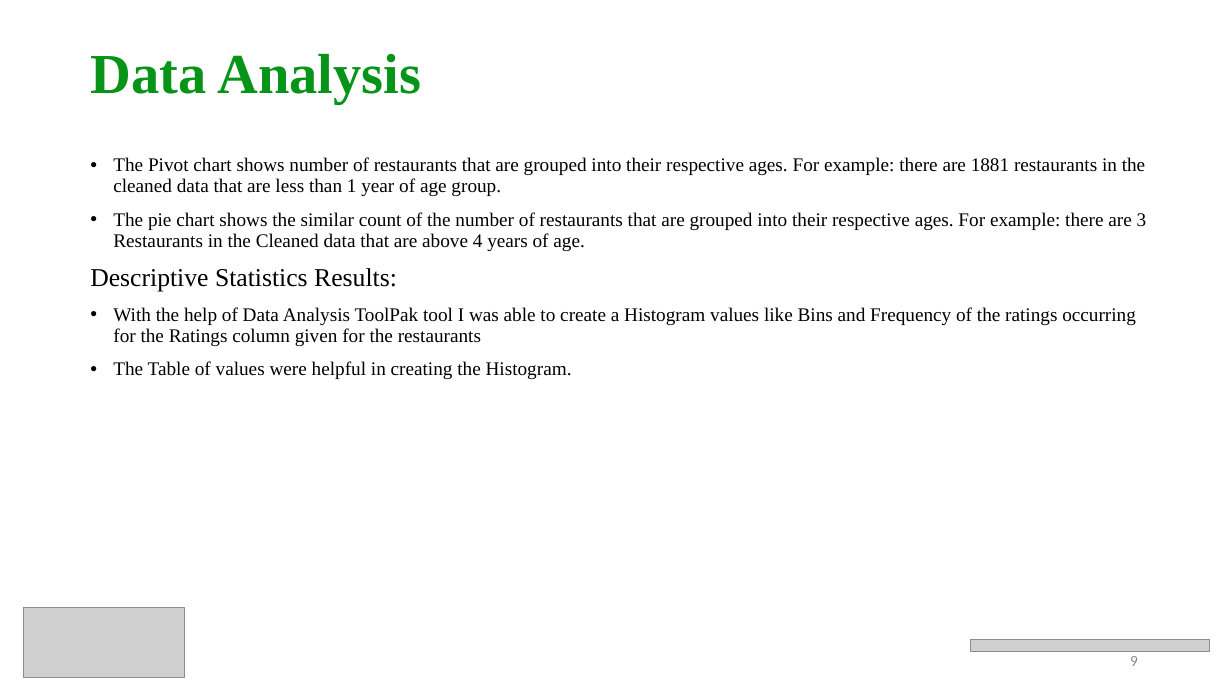
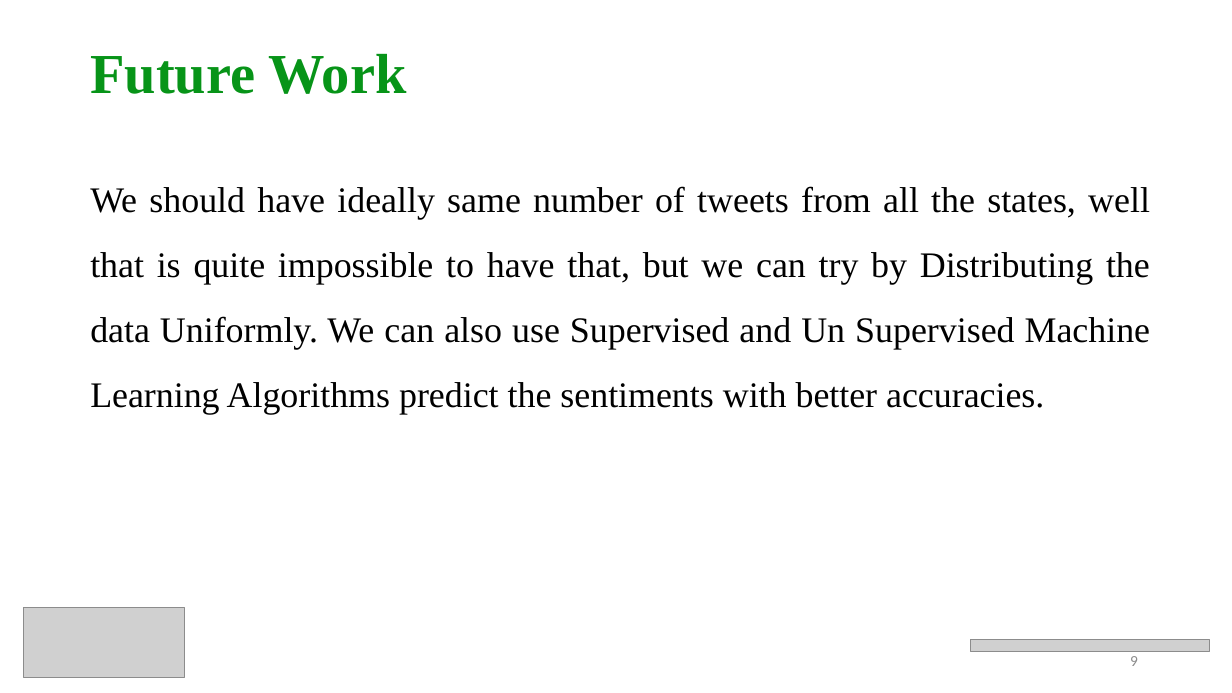
Before and after one commit to prithvikolla/Data-Visualization, a slide deck: slide 9 of Data-Visualization/Final Project/Kolla_FinalProject.pptx. Drawn at 1232x693 pixels with LibreOffice and Linux fonts; fonts in the diff are those of the drawing; grey boxes stand for pictures. Boxes give left, top, right and bottom in pixels: in the first picture for what was removed or moved away, otherwise in the second. Text is boxed around its words. In the diff, an @@ line names an element or a change of style, - is before the commit and + after.

```diff
--- a/Data-Visualization/Final Project/Kolla_FinalProject.pptx
+++ b/Data-Visualization/Final Project/Kolla_FinalProject.pptx
@@ title at bbox=[90, 53, 406, 94]: text changed @@
-Data Analysis
+Future Work
@@ text at bbox=[90, 186, 1151, 414]: text changed; size 15 to 28 pt @@
-• The Pivot chart shows number of restaurants that are grouped into their respective ages. For example: there are 1881 restaurants in the cleaned data that are less than 1 year of age group.
-• The pie chart shows the similar count of the number of restaurants that are grouped into their respective ages. For example: there are 3 Restaurants in the Cleaned data that are above 4 years of age.
-Descriptive Statistics Results:
-• With the help of Data Analysis ToolPak tool I was able to create a Histogram values like Bins and Frequency of the ratings occurring for the Ratings column given for the restaurants
-• The Table of values were helpful in creating the Histogram.
+We should have ideally same number of tweets from all the states, well that is quite impossible to have that, but we can try by Distributing the data Uniformly. We can also use Supervised and Un Supervised Machine Learning Algorithms predict the sentiments with better accuracies.
```
Also in this commit, not shown: 8 other slides changed, 1 slide added, 1 slide removed, 5 other files.
